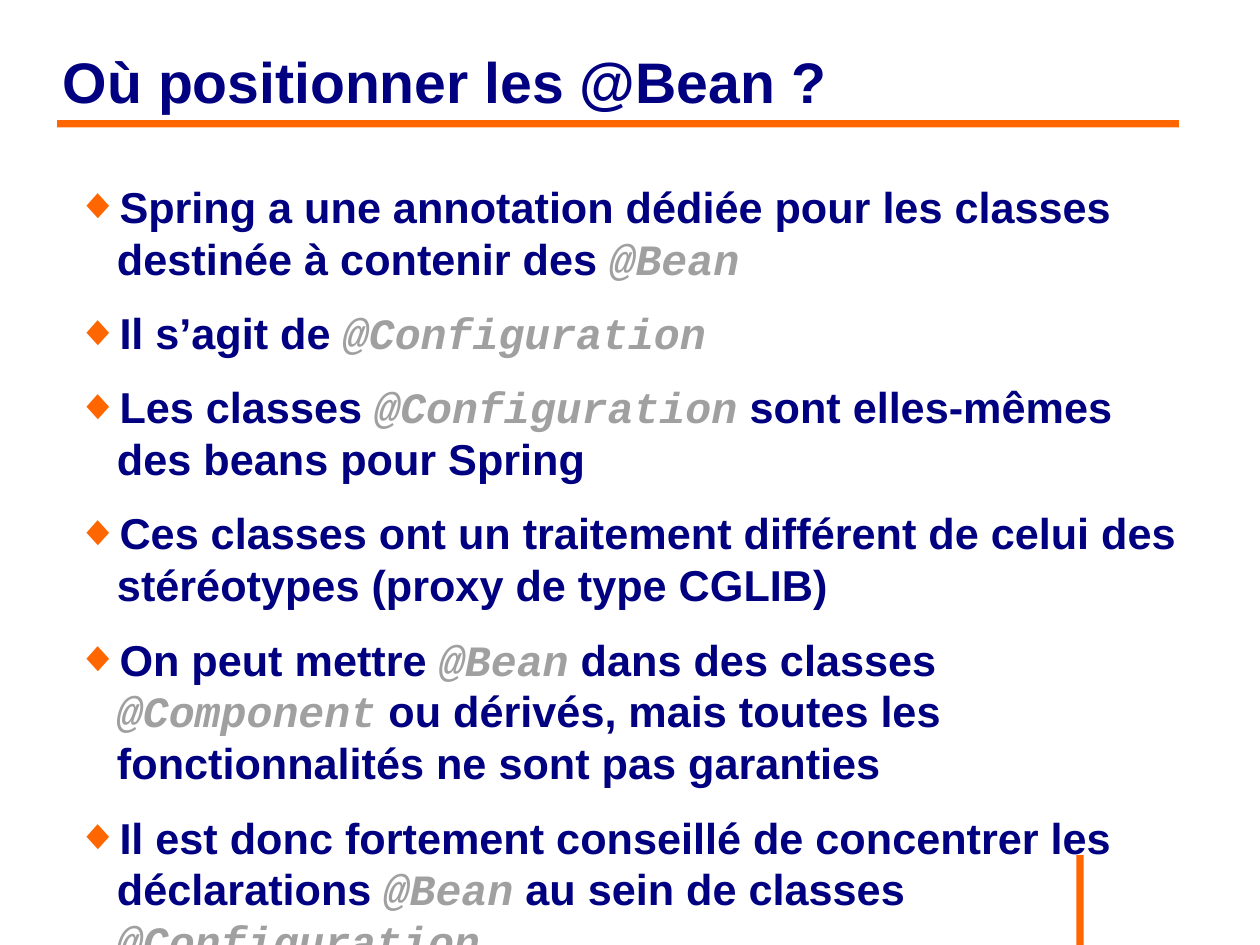
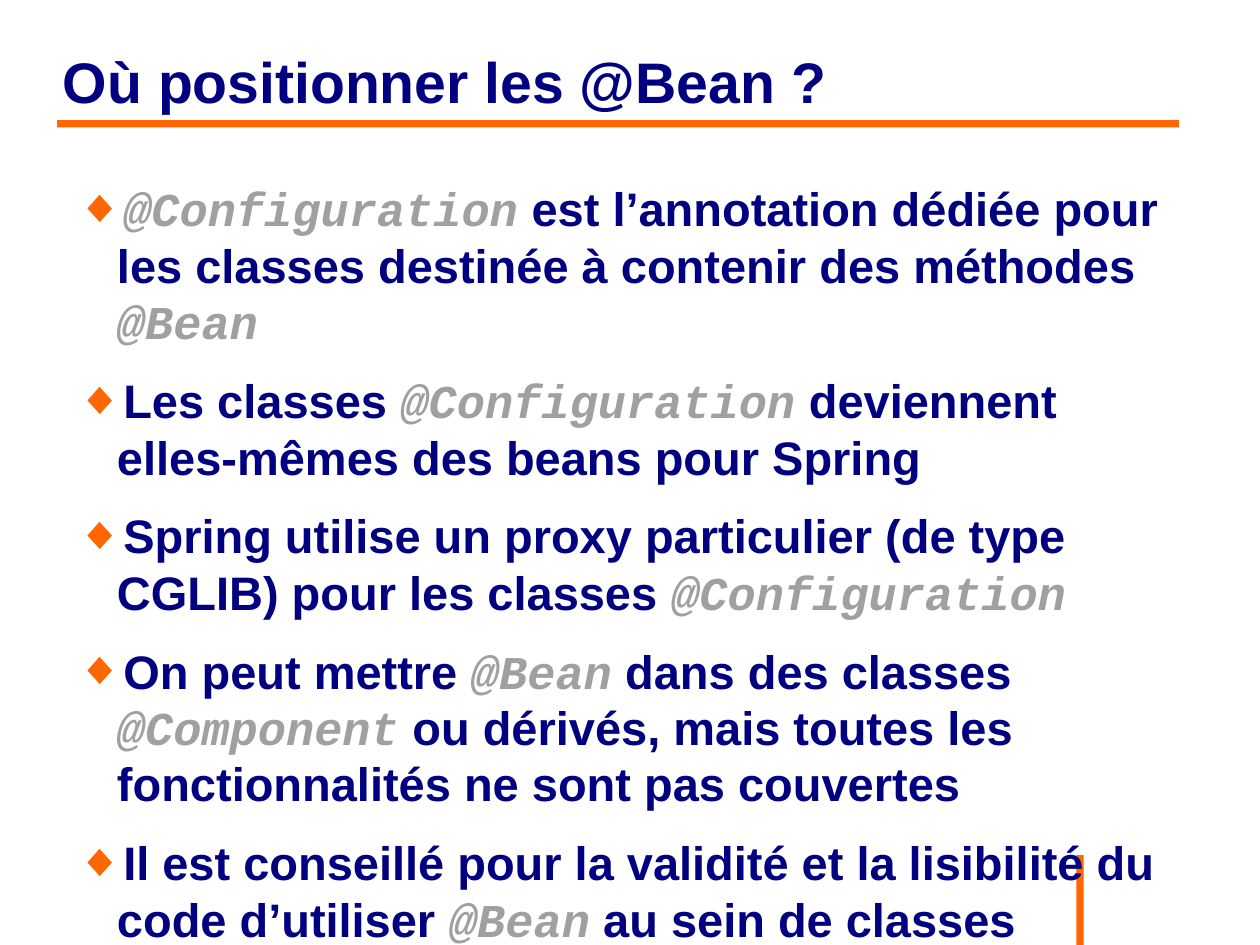
Before and after one commit to philphils/formation-spring, a slide deck: slide 69 of Documentation/diapo_formation_spring.odp. Drawn at 1260x945 pixels with LibreOffice and Linux fonts; fonts in the diff are those of the drawing; background and template pictures are left out. Boxes give left, top, right and bottom in pixels: in the first picture for what was removed or moved away, otherwise in the second. Text is boxed around its words. In the diff, an @@ line names an element or a change of style, - is before the commit and + after.

```diff
--- a/Documentation/diapo_formation_spring.odp
+++ b/Documentation/diapo_formation_spring.odp
@@ text at box(117, 191, 1158, 944): text changed; size 27.2 to 29.6 pt @@
-◆ Spring a une annotation dédiée pour les classes destinée à contenir des @Bean
-◆ Il s’agit de @Configuration
-◆ Les classes @Configuration sont elles-mêmes des beans pour Spring
-◆ Ces classes ont un traitement différent de celui des stéréotypes (proxy de type CGLIB)
-◆ On peut mettre @Bean dans des classes @Component ou dérivés, mais toutes les fonctionnalités ne sont pas garanties
-◆ Il est donc fortement conseillé de concentrer les déclarations @Bean au sein de classes @Configuration
+◆ @Configuration est l’annotation dédiée pour les classes destinée à contenir des méthodes @Bean
+◆ Les classes @Configuration deviennent elles-mêmes des beans pour Spring
+◆ Spring utilise un proxy particulier (de type CGLIB) pour les classes @Configuration
+◆ On peut mettre @Bean dans des classes @Component ou dérivés, mais toutes les fonctionnalités ne sont pas couvertes
+◆ Il est conseillé pour la validité et la lisibilité du code d’utiliser @Bean au sein de classes @Configuration
```
Also in this commit, not shown: 65 other slides changed, 3 slides added.
